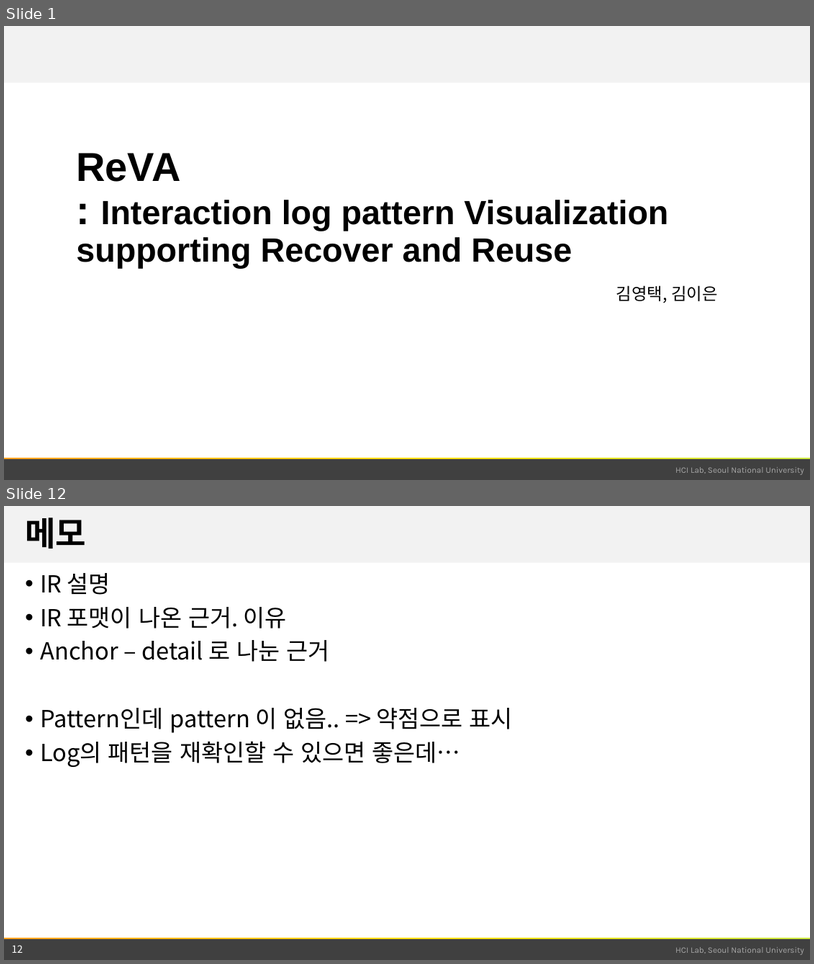
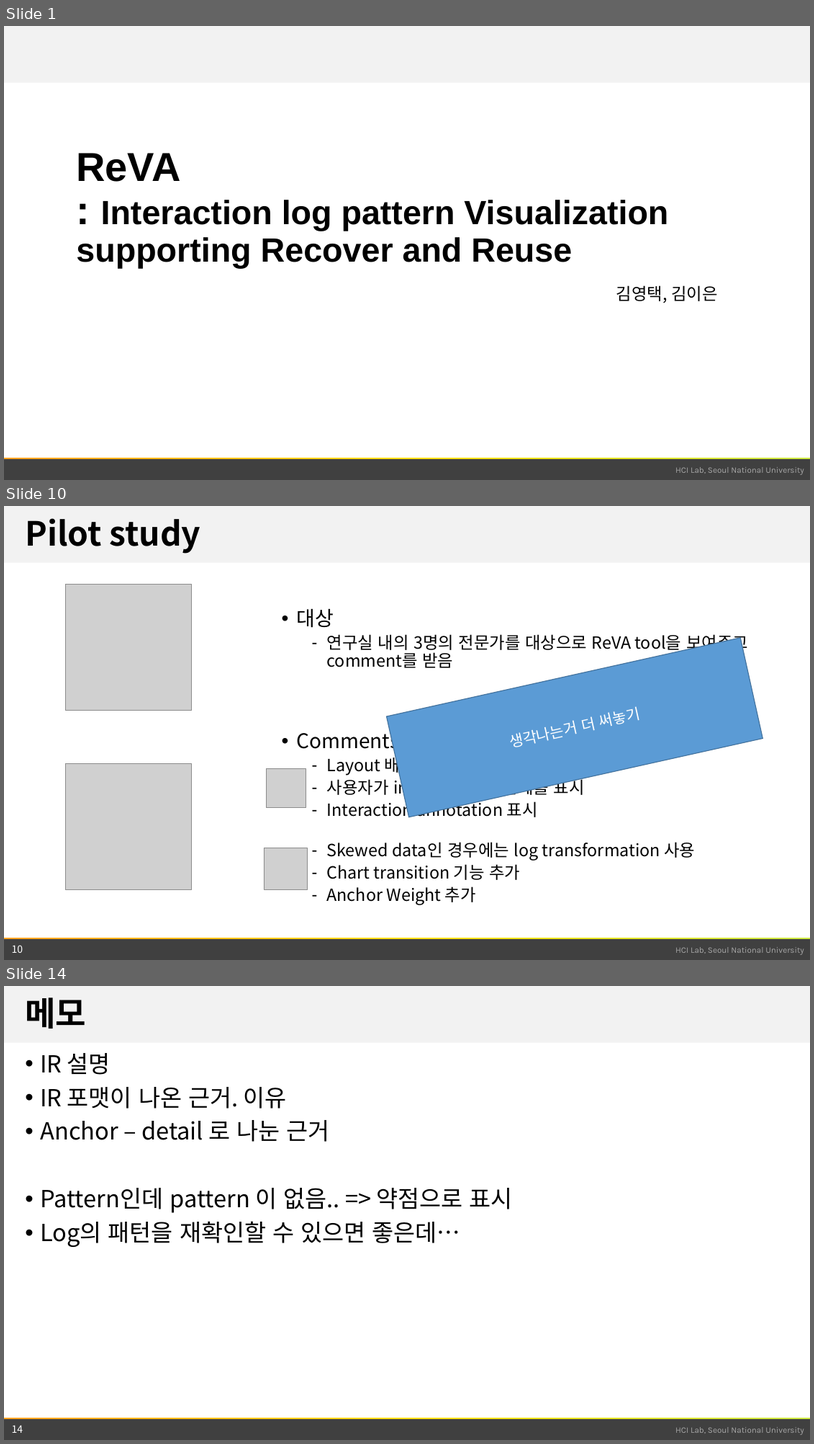
Before and after one commit to snu-infovis-2017/ReVA, a slide deck: term_project.pptx. Shown one above the other, each under a label of ours: slides 1 and 12 before the commit, slides 1, 10 and 14 after it; the slides between them are not shown. The pictures are 814x964 and 814x1444 pixels, drawn with LibreOffice and Linux fonts; fonts in the diff are those of the drawing; grey boxes stand for pictures; background and template pictures are left out. Boxes give left, top, right and bottom in pixels: in the first picture for what was removed or moved away, otherwise in the second. Text is boxed around its words. In the diff, an @@ line names an element or a change of style, - is before the commit and + after.

```diff
--- a/term_project.pptx
+++ b/term_project.pptx
@@ slide 10 added at box(4, 506, 810, 960), background #FFFFFF; not listed: 4 template elements that a slide beside it also shows @@
@@ title added at box(25, 518, 201, 554), 39.6 pt, text #000000, bold @@
+Pilot study
@@ picture added at box(66, 584, 191, 710) @@
@@ text added at box(297, 608, 748, 905), 20 pt, text #000000 @@
+• 대상
+  – 연구실 내의 3명의 전문가를 대상으로 ReVA tool을 보여주고comment를 받음
+• Comments
+  – Layout 배치
+  – 사용자가 insight를 얻은 단계를 표시
+  – Interaction annotation 표시
+  – Skewed data인 경우에는 log transformation 사용
+  – Chart transition 기능 추가
+  – Anchor Weight 추가
@@ rectangle added at box(387, 638, 764, 817), fill #5B9BD5, outline #43739E 1 pt, 18 pt, text #FFFFFF @@
+생각나는거 더 써놓기
@@ picture added at box(66, 764, 191, 890) @@
@@ picture added at box(267, 768, 306, 807) @@
@@ picture added at box(264, 848, 308, 890) @@
@@ page number added at box(12, 944, 23, 952), 12 pt, text #FFFFFF @@
+10
@@ what was slide 12 is now slide 14 @@
@@ page number at box(12, 1424, 23, 1432): text changed @@
-12
+14
```
Also in this commit, not shown: 6 slides changed, 5 other slides added, 4 slides removed, 2 other files.
